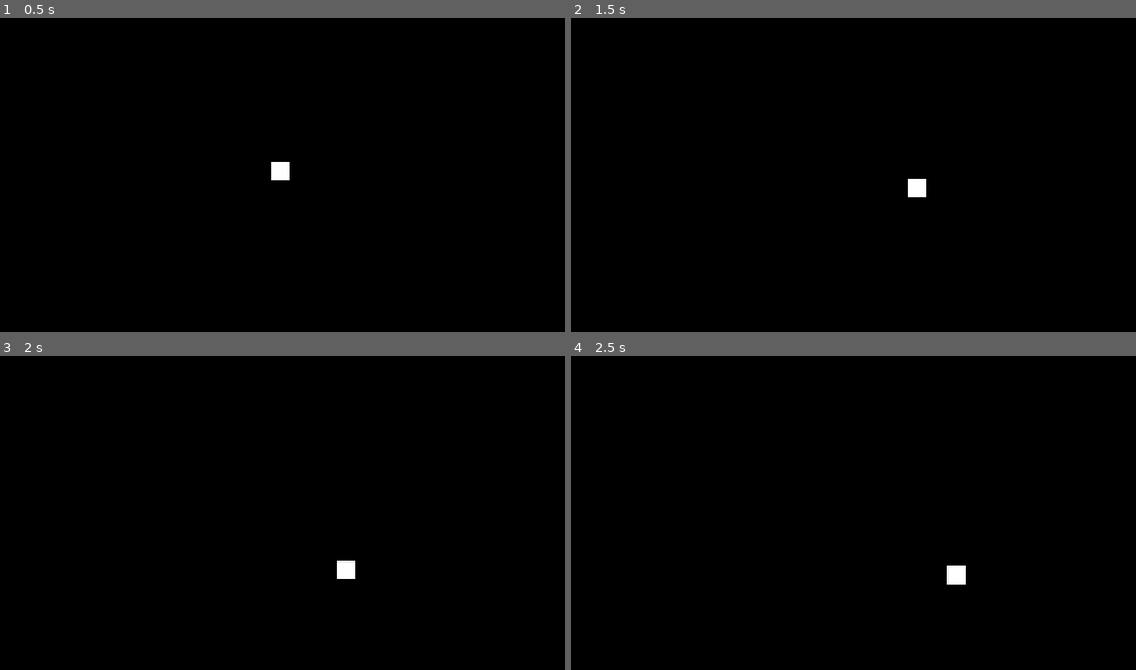
Above: before the commit, frames 1-4 (two rows, left to right).
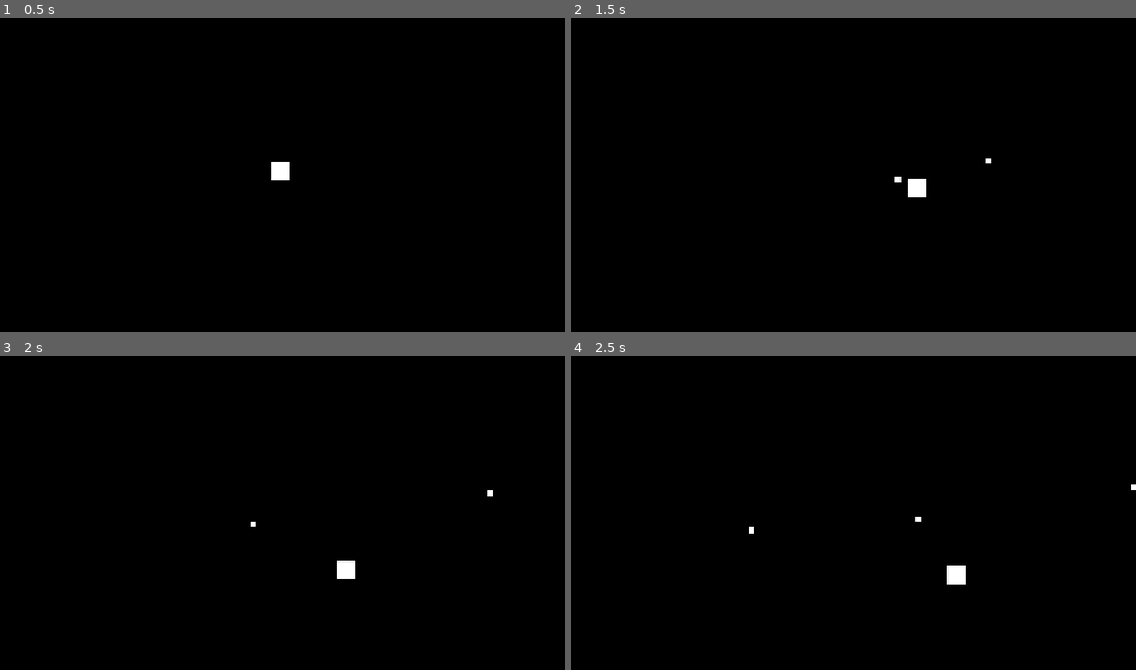
Above: after the commit, the same moments.

Repository: 54G45/top_down_shooter
Game: Godot game, scene res://cenas/arena.tscn
Same seed, same stepped clock (60 frames per second), same inputs: the game is played once before the commit and once after it.
Inputs (mouse positions are in pixels of both pictures, inside the frame that each line leads up to):
- Up to frame 1 (0.5 s): no input
- Up to frame 2 (1.5 s): tap Enter at 0.5 s; move the mouse to (977, 162) at 0.52 s; hold D (mover_direita) 0.53-1.28 s; click (977, 162) at 0.6 s; move the mouse to (740, 193) at 1.27 s; hold S (mover_baixo) from 1.28 s (still down); click (740, 193) at 1.35 s
- Up to frame 3 (2 s): keep holding S (mover_baixo)
- Up to frame 4 (2.5 s): move the mouse to (910, 443) at 2.02 s; release S (mover_baixo) at 2.03 s; hold D (mover_direita) from 2.03 s (still down); click (910, 443) at 2.1 s

Frame 1 is identical in both runs. In frame 2, less than 0.1% of the frame differs, in the area x 57-75%, y 44-53%; in frame 3, less than 0.1%; in frame 4, less than 0.1%, in the area x 31-100%, y 40-57%.

Commit message:
adicionando sistema de arremesso

Diff:
--- a/cenas/arena.tscn
+++ b/cenas/arena.tscn
@@ -1,8 +1,10 @@
-[gd_scene load_steps=2 format=3 uid="uid://b7gifh7hjg6p6"]
+[gd_scene load_steps=3 format=3 uid="uid://b7gifh7hjg6p6"]
 
 [ext_resource type="PackedScene" uid="uid://byml2j0gml5t7" path="res://entidades/jogador.tscn" id="1_lv8rh"]
+[ext_resource type="PackedScene" uid="uid://b4htuu1ecl7is" path="res://prefabs/bullet.tscn" id="2_2keah"]
 
 [node name="arena" type="Node2D"]
 
 [node name="jogador" parent="." instance=ExtResource("1_lv8rh")]
 position = Vector2(950, 519)
+bullet_scene = ExtResource("2_2keah")
--- /dev/null
+++ b/prefabs/bullet.tscn
@@ -0,0 +1,20 @@
+[gd_scene load_steps=4 format=3 uid="uid://b4htuu1ecl7is"]
+
+[ext_resource type="Script" uid="uid://ducl3firp2eym" path="res://roteiro/bullet.gd" id="1_lv25w"]
+[ext_resource type="Texture2D" uid="uid://b3h7bw8jtiwdx" path="res://ativos/quadrado-64.png" id="2_7rc6x"]
+
+[sub_resource type="RectangleShape2D" id="RectangleShape2D_44iiu"]
+
+[node name="bullet" type="Area2D"]
+script = ExtResource("1_lv25w")
+
+[node name="Sprite2D" type="Sprite2D" parent="."]
+scale = Vector2(0.3, 0.3)
+texture = ExtResource("2_7rc6x")
+
+[node name="CollisionShape2D" type="CollisionShape2D" parent="."]
+shape = SubResource("RectangleShape2D_44iiu")
+
+[node name="VisibleOnScreenNotifier2D" type="VisibleOnScreenNotifier2D" parent="."]
+
+[connection signal="screen_exited" from="VisibleOnScreenNotifier2D" to="." method="_on_visible_on_screen_notifier_2d_screen_exited"]
--- a/project.godot
+++ b/project.godot
@@ -44,6 +44,11 @@
 "events": [Object(InputEventKey,"resource_local_to_scene":false,"resource_name":"","device":-1,"window_id":0,"alt_press …(192 unchanged characters)…
 ]
 }
+shoot={
+"deadzone": 0.2,
+"events": [Object(InputEventMouseButton,"resource_local_to_scene":false,"resource_name":"","device":-1,"window_id":0,"alt_pressed":false,"shift_pressed":false,"ctrl_pressed":false,"meta_pressed":false,"button_mask":0,"position":Vector2(0, 0),"global_position":Vector2(0, 0),"factor":1.0,"button_index":1,"canceled":false,"pressed":false,"double_click":false,"script":null)
+]
+}
 
 [rendering]
 
--- /dev/null
+++ b/roteiro/bullet.gd
@@ -0,0 +1,14 @@
+extends Area2D
+
+@export var speed : float = 500.0
+var direction : Vector2 = Vector2.ZERO
+
+func _process(delta: float) -> void:
+	position += direction.rotated(rotation) * speed * delta
+
+func set_direction(new_direction):
+	direction = new_direction.normalized()
+
+
+func _on_visible_on_screen_notifier_2d_screen_exited() -> void:
+	queue_free()
--- a/roteiro/jogador.gd
+++ b/roteiro/jogador.gd
@@ -1,5 +1,9 @@
 extends CharacterBody2D
 class_name Jogador
+
+@export var bullet_scene : PackedScene
+@export var shoot_cooldown : float = 0.1
+var can_shoot : bool = true
 
 var move_speed := 300.0
 var move_direction := Vector2.ZERO
@@ -8,3 +12,18 @@
 	move_direction = Input.get_vector("mover_esquerda", "mover_direita", "mover_cima", "mover_baixo")
 	velocity = move_direction * move_speed
 	move_and_slide()
+
+	var mouse_dir =  get_global_mouse_position() - global_position
+	if Input.is_action_just_pressed("shoot") and can_shoot:
+		_shoot(mouse_dir)
+
+func _shoot(direction):
+	can_shoot = false
+
+	var bullet_instance = bullet_scene.instantiate()
+	get_tree().current_scene.add_child(bullet_instance)
+	bullet_instance.global_position = global_position
+	bullet_instance.set_direction(direction)
+
+	await get_tree().create_timer(shoot_cooldown).timeout
+	can_shoot = true
Not shown, added: roteiro/bullet.gd.uid
